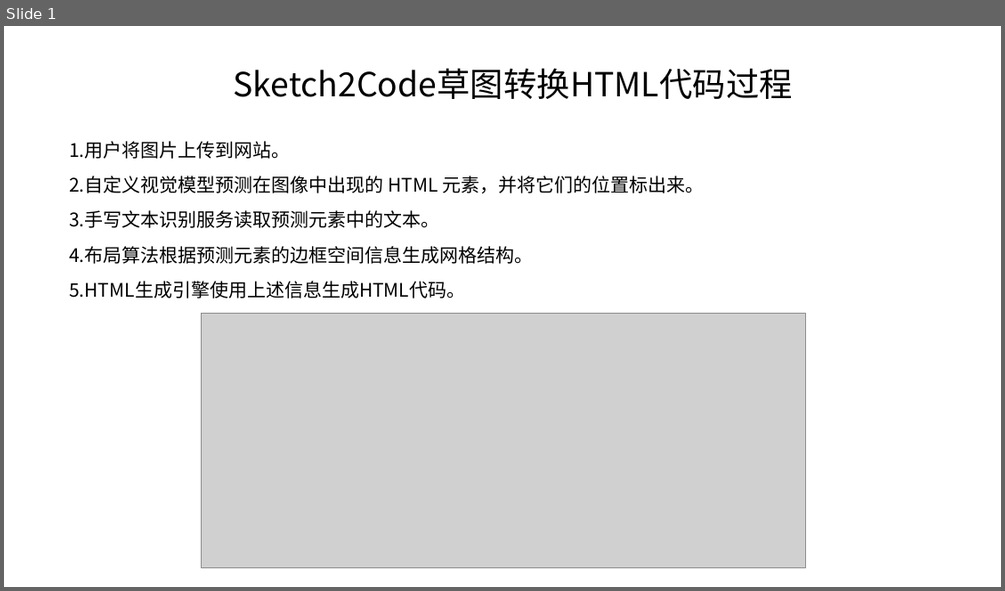
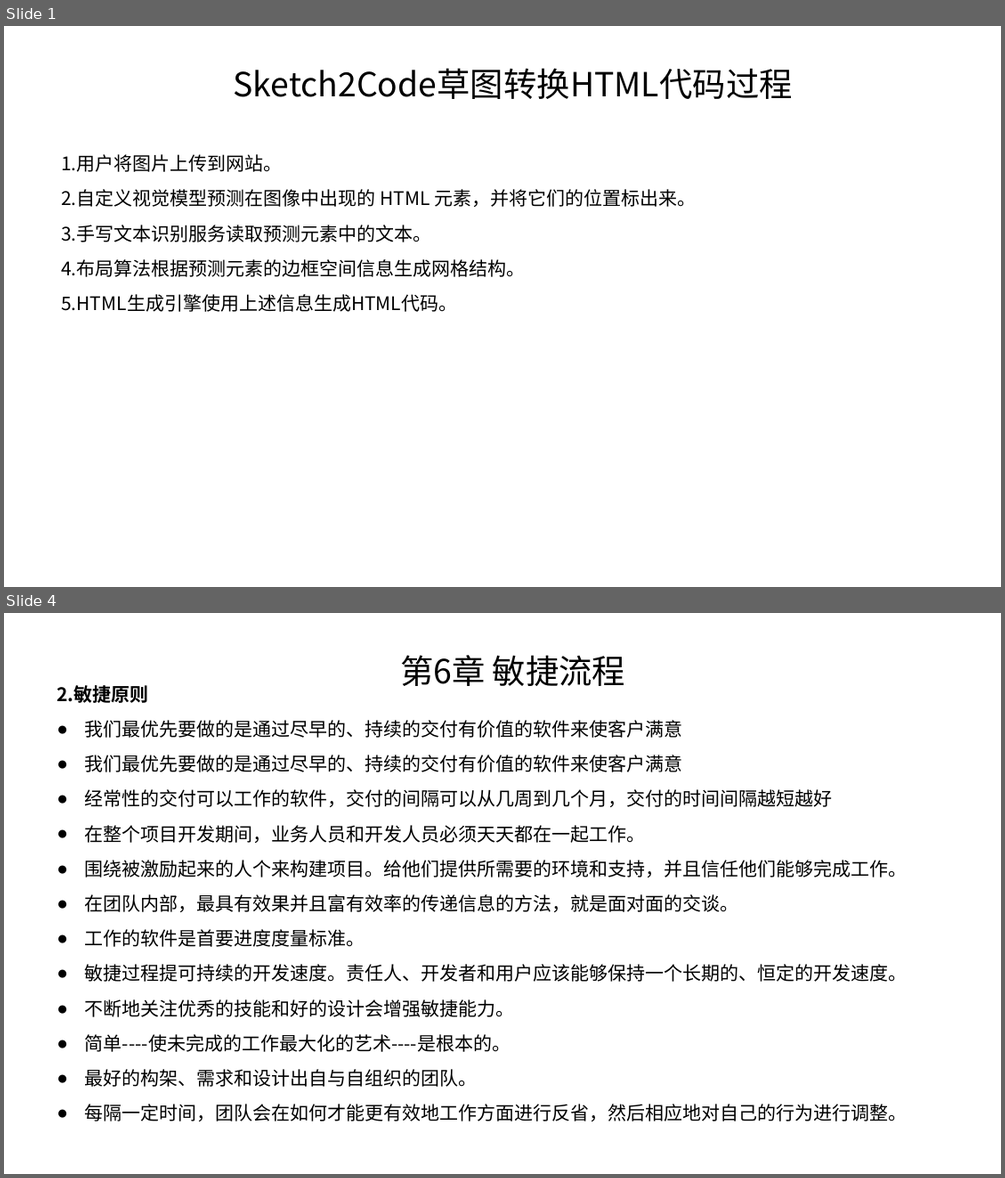
Before and after one commit to TJUGraphics/mseh, a slide deck: 现代软工.pptx. Shown one above the other, each under a label of ours: slide 1 before the commit, slides 1 and 4 after it; the slides between them are not shown. The pictures are 1005x591 and 1005x1178 pixels, drawn with LibreOffice and Linux fonts; fonts in the diff are those of the drawing; grey boxes stand for pictures. Boxes give left, top, right and bottom in pixels: in the first picture for what was removed or moved away, otherwise in the second. Text is boxed around its words. In the diff, an @@ line names an element or a change of style, - is before the commit and + after.

```diff
--- a/现代软工.pptx
+++ b/现代软工.pptx
@@ slide 4 added at box(4, 613, 1001, 1174), background #FFFFFF @@
@@ subtitle added at box(400, 655, 625, 686), 32 pt, text #000000 @@
+第6章 敏捷流程
@@ text added at box(57, 685, 907, 1121), 18 pt, text #000000 @@
+2.敏捷原则
+● 我们最优先要做的是通过尽早的、持续的交付有价值的软件来使客户满意
+● 我们最优先要做的是通过尽早的、持续的交付有价值的软件来使客户满意
+● 经常性的交付可以工作的软件，交付的间隔可以从几周到几个月，交付的时间间隔越短越好
+● 在整个项目开发期间，业务人员和开发人员必须天天都在一起工作。
+● 围绕被激励起来的人个来构建项目。给他们提供所需要的环境和支持，并且信任他们能够完成工作。
+● 在团队内部，最具有效果并且富有效率的传递信息的方法，就是面对面的交谈。
+● 工作的软件是首要进度度量标准。
+● 敏捷过程提可持续的开发速度。责任人、开发者和用户应该能够保持一个长期的、恒定的开发速度。
+● 不断地关注优秀的技能和好的设计会增强敏捷能力。
+● 简单----使未完成的工作最大化的艺术----是根本的。
+● 最好的构架、需求和设计出自与自组织的团队。
+● 每隔一定时间，团队会在如何才能更有效地工作方面进行反省，然后相应地对自己的行为进行调整。
@@ slide 1 changed as well @@
@@ text "1.用户将图片上传到网站。": place and size @@
-text "1.用户将图片上传到网站。" at box(69, 141, 704, 298)
+text "1.用户将图片上传到网站。" at box(61, 154, 696, 312)
@@ picture removed at box(202, 313, 806, 567) @@
```
Also in this commit, not shown: 2 other slides added.
